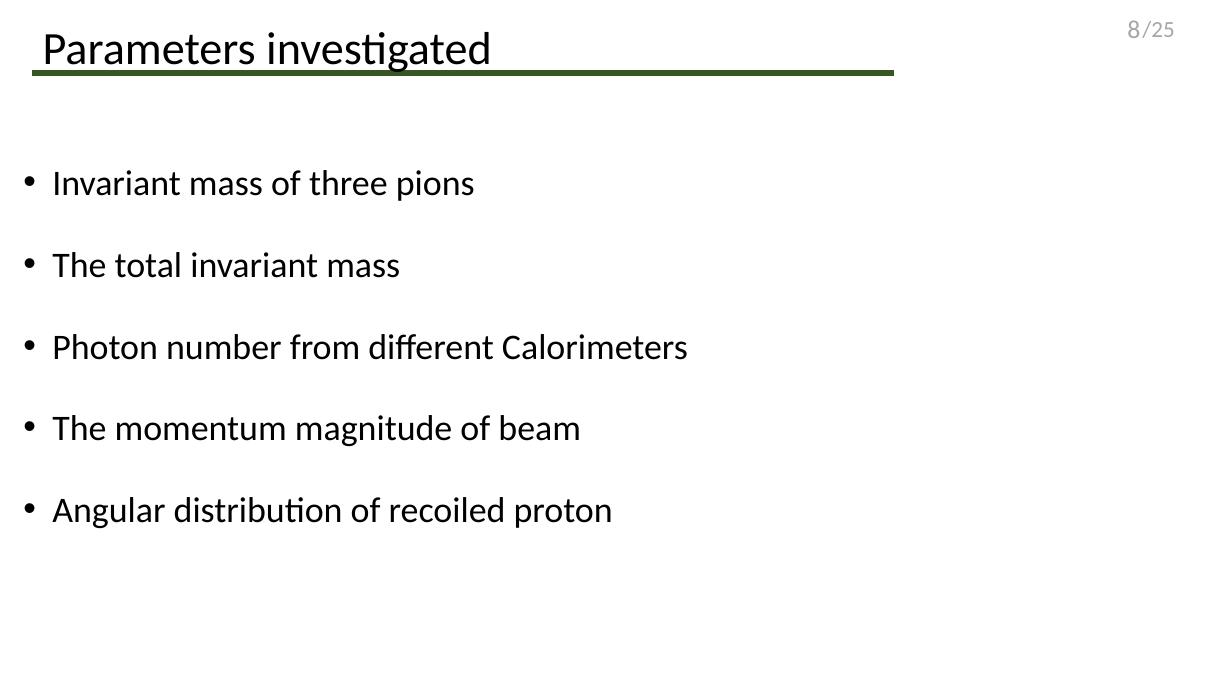
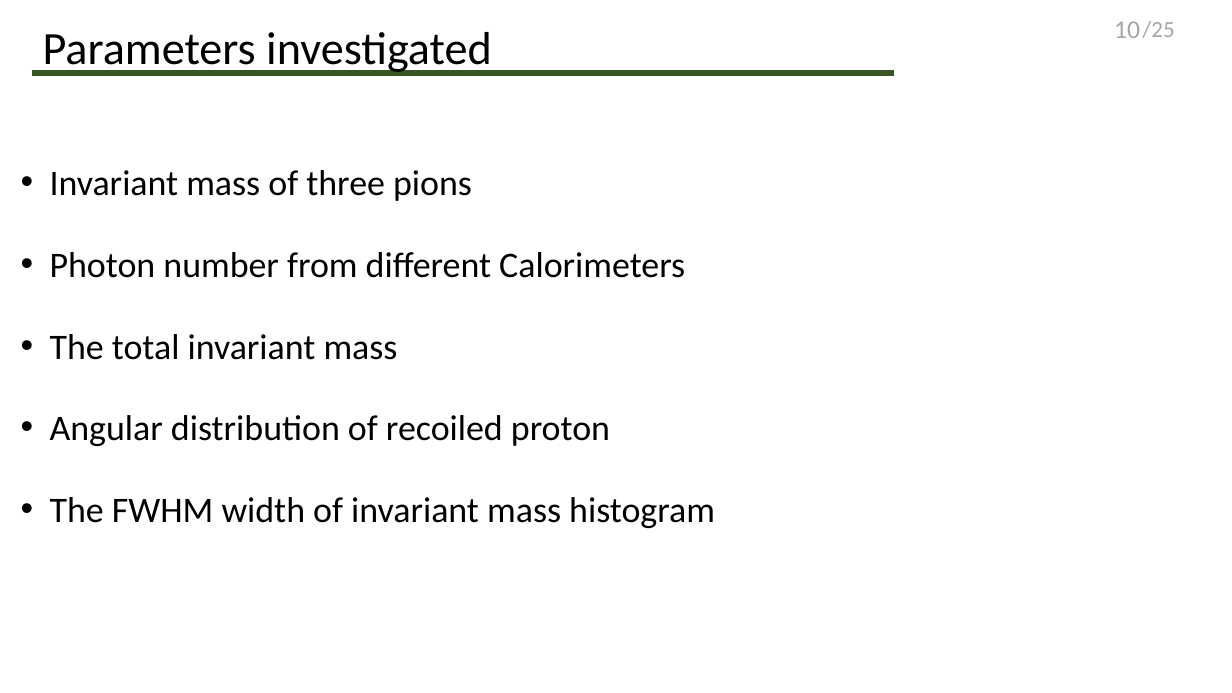
Before and after one commit to Edwin96wang/CompassIntern, a slide deck: slide 10 of presentation/Final pre/talk.pptx (slide 8 before the commit). Drawn at 1232x693 pixels with LibreOffice and Linux fonts; fonts in the diff are those of the drawing. Boxes give left, top, right and bottom in pixels: in the first picture for what was removed or moved away, otherwise in the second. Text is boxed around its words. In the diff, an @@ line names an element or a change of style, - is before the commit and + after.

```diff
--- a/presentation/Final pre/talk.pptx
+++ b/presentation/Final pre/talk.pptx
@@ page number at (1114,21,1140,38): text changed @@
-8
+10
@@ text at (50,252,685,278): paragraph added @@
+• Photon number from different Calorimeters
@@ text at (52,334,688,446): paragraphs removed @@
-• Photon number from different Calorimeters
-• The momentum magnitude of beam
@@ text at (50,497,715,528): paragraph added @@
+• The FWHM width of invariant mass histogram
```
Also in this commit, not shown: 13 other slides changed, 9 slides added, 4 slides removed, 10 other files.
